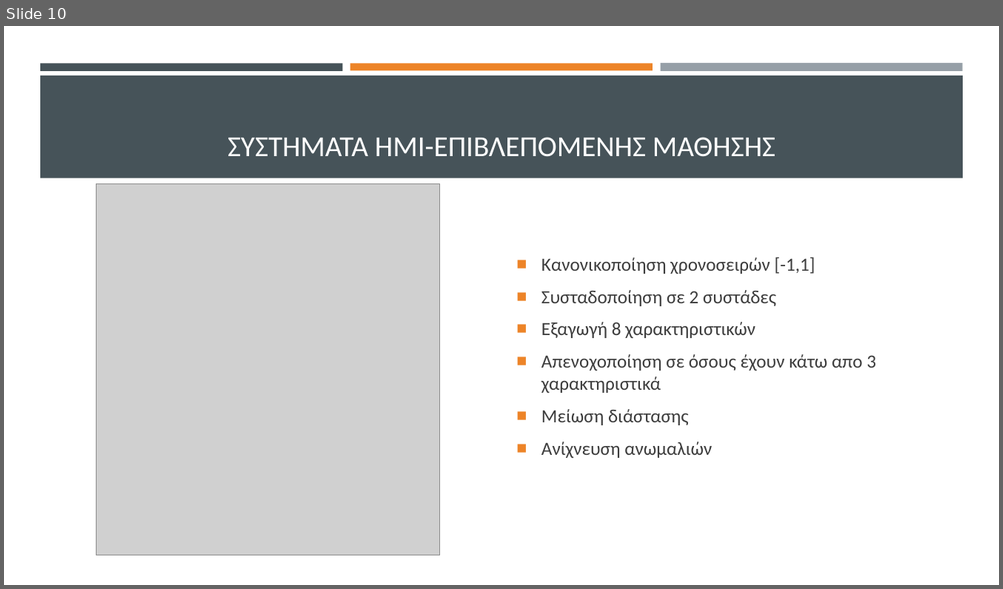
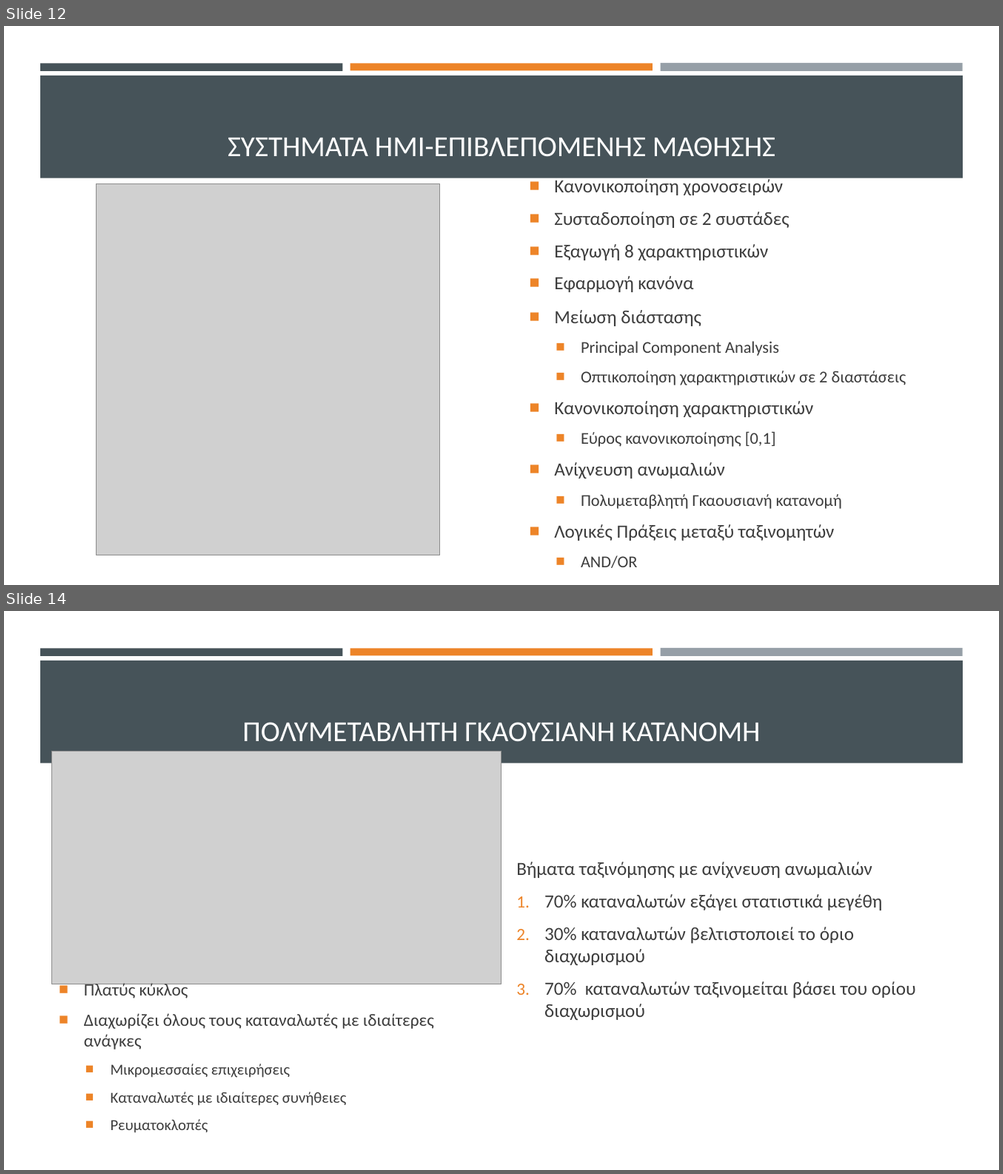
Before and after one commit to thanmitsel/Theft-detection, a slide deck: LateX/Presentation/Ανιχνευση μη τεχνικων απωλειων με συστηματα μηχανικης μαθησης.pptx. Shown one above the other, each under a label of ours: slide 10 before the commit, slides 12 and 14 after it; the slides between them are not shown. The pictures are 1003x589 and 1003x1174 pixels, drawn with LibreOffice and Linux fonts; fonts in the diff are those of the drawing; grey boxes stand for pictures. Boxes give left, top, right and bottom in pixels: in the first picture for what was removed or moved away, otherwise in the second. Text is boxed around its words. In the diff, an @@ line names an element or a change of style, - is before the commit and + after.

```diff
--- a/LateX/Presentation/Ανιχνευση μη τεχνικων απωλειων με συστηματα μηχανικης μαθησης.pptx
+++ b/LateX/Presentation/Ανιχνευση μη τεχνικων απωλειων με συστηματα μηχανικης μαθησης.pptx
@@ slide 14 added at <box>4,611,999,1170</box>, background #FFFFFF; not listed: 4 template elements that a slide beside it also shows @@
@@ title added at <box>242,722,760,742</box>, 28 pt, text #FFFFFF @@
+ΠΟΛΥΜΕΤΑΒΛΗΤΗ ΓΚΑΟΥΣΙΑΝΗ ΚΑΤΑΝΟΜΗ
@@ picture added at <box>52,752,502,985</box> @@
@@ text added at <box>516,862,916,1020</box>, 18 pt, text #3D3D3D @@
+Βήματα ταξινόμησης με ανίχνευση ανωμαλιών
+1. 70% καταναλωτών εξάγει στατιστικά μεγέθη
+2. 30% καταναλωτών βελτιστοποιεί το όριο διαχωρισμού
+3. 70% καταναλωτών ταξινομείται βάσει του ορίου διαχωρισμού
@@ text added at <box>84,982,434,1133</box>, 14.8 pt, text #3D3D3D @@
+■ Πλατύς κύκλος
+■ Διαχωρίζει όλους τους καταναλωτές με ιδιαίτερες ανάγκες
+  ■ Μικρομεσσαίες επιχειρήσεις
+  ■ Καταναλωτές με ιδιαίτερες συνήθειες
+  ■ Ρευματοκλοπές
@@ what was slide 10 is now slide 12 @@
@@ slide 12 changed as well @@
@@ text "Κανονικοποίηση χρονοσειρών": place and size @@
-text "Κανονικοποίηση χρονοσειρών" at <box>541,258,876,458</box>
+text "Κανονικοποίηση χρονοσειρών" at <box>554,178,788,292</box>
@@ text at <box>554,178,783,195</box>: text changed @@
-■ Κανονικοποίηση χρονοσειρών [-1,1]
+■ Κανονικοποίηση χρονοσειρών
@@ text at <box>554,276,693,292</box>: text changed @@
-■ Απενοχοποίηση σε όσους έχουν κάτω απο 3 χαρακτηριστικά
-■ Μείωση διάστασης
-■ Ανίχνευση ανωμαλιών
+■ Εφαρμογή κανόνα
@@ text added at <box>554,310,906,568</box>, 16 pt, text #3D3D3D @@
+■ Μείωση διάστασης
+  ■ Principal Component Analysis
+  ■ Οπτικοποίηση χαρακτηριστικών σε 2 διαστάσεις
+■ Κανονικοποίηση χαρακτηριστικών
+  ■ Εύρος κανονικοποίησης [0,1]
+■ Ανίχνευση ανωμαλιών
+  ■ Πολυμεταβλητή Γκαουσιανή κατανομή
+■ Λογικές Πράξεις μεταξύ ταξινομητών
+  ■ AND/OR
```
Also in this commit, not shown: 10 other slides changed, 3 other slides added, 21 other files.
